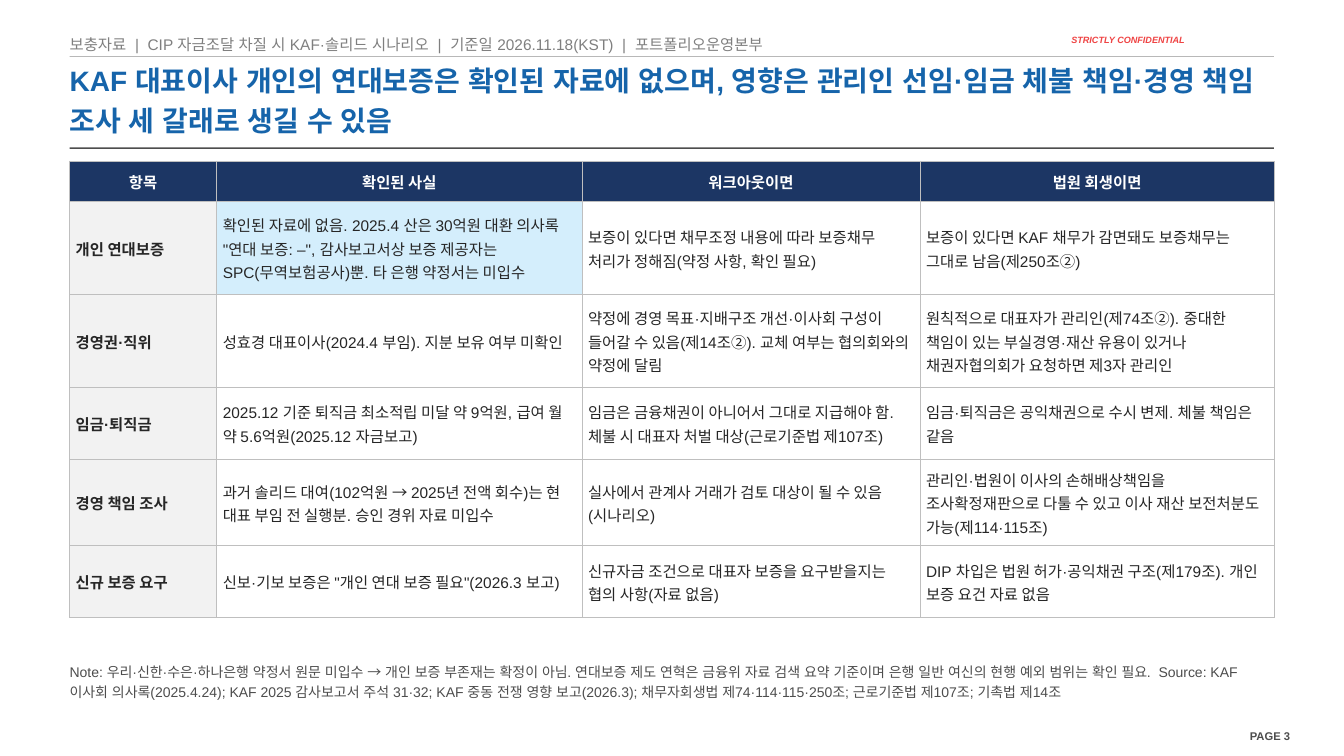
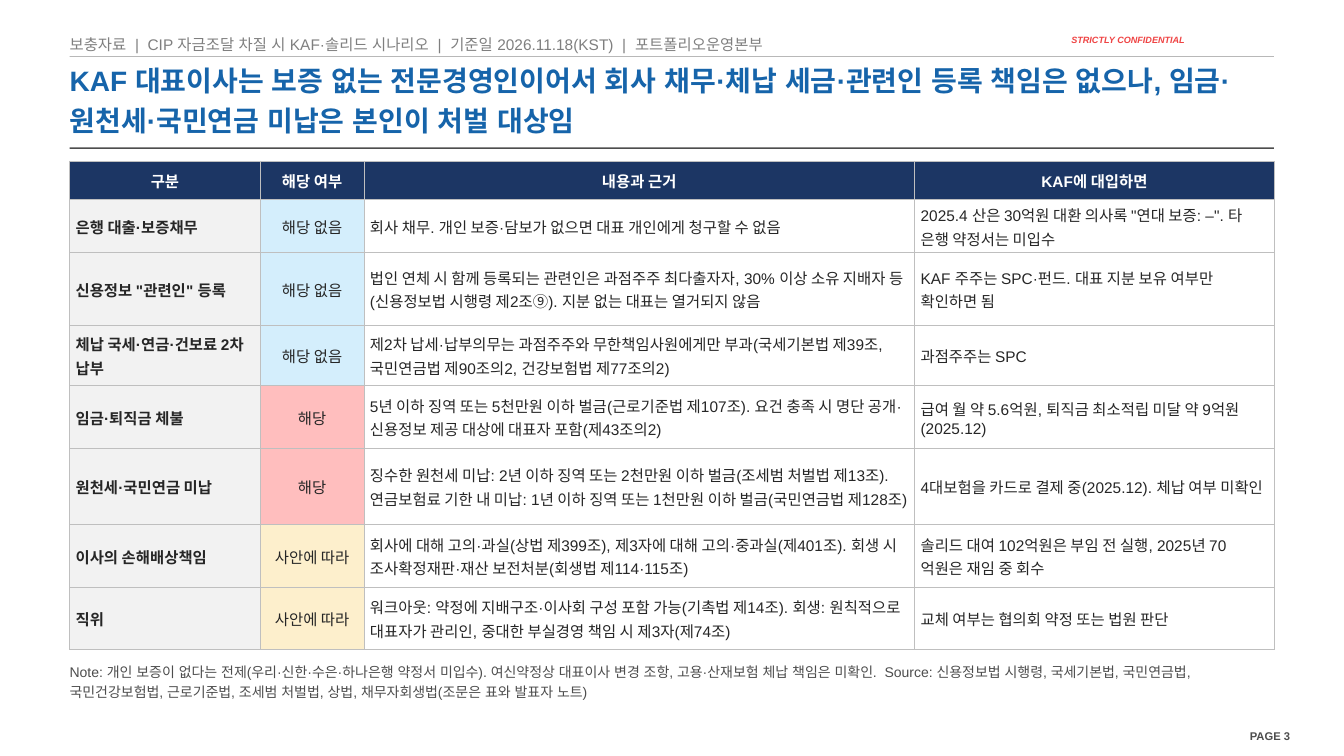
Before and after one commit to jogyesung/GS-Secretary, a slide deck: slide 3 of outputs/CIP_KAF_보충자료_대표이사·LP영향·절차도식_20261118.pptx. Drawn at 1344x756 pixels with LibreOffice and Linux fonts; fonts in the diff are those of the drawing; background and template pictures are left out. Boxes give left, top, right and bottom in pixels: in the first picture for what was removed or moved away, otherwise in the second. Text is boxed around its words. In the diff, an @@ line names an element or a change of style, - is before the commit and + after.

```diff
--- a/outputs/CIP_KAF_보충자료_대표이사·LP영향·절차도식_20261118.pptx
+++ b/outputs/CIP_KAF_보충자료_대표이사·LP영향·절차도식_20261118.pptx
@@ title at (70, 67, 1230, 134): text changed @@
-KAF 대표이사 개인의 연대보증은 확인된 자료에 없으며, 영향은 관리인 선임·임금 체불 책임·경영 책임 조사 세 갈래로 생길 수 있음
+KAF 대표이사는 보증 없는 전문경영인이어서 회사 채무·체납 세금·관련인 등록 책임은 없으나, 임금·원천세·국민연금 미납은 본인이 처벌 대상임
@@ table at (70, 161, 1274, 644) @@
-row 1: 항목 | 확인된 사실 | 워크아웃이면 | 법원 회생이면
-row 2: 개인 연대보증 | 확인된 자료에 없음. 2025.4 산은 30억원 대환 의사록 "연대 보증: –", 감사보고서상 보증 제공자는 SPC(무역보험공사)뿐. 타 은행 약정서는 미입수 | 보증이 있다면 채무조정 내용에 따라 보증채무 처리가 정해짐(약정 사항, 확인 필요) | 보증이 있다면 KAF 채무가 감면돼도 보증채무는 그대로 남음(제250조②)
-row 3: 경영권·직위 | 성효경 대표이사(2024.4 부임). 지분 보유 여부 미확인 | 약정에 경영 목표·지배구조 개선·이사회 구성이 들어갈 수 있음(제14조②). 교체 여부는 협의회와의 약정에 달림 | 원칙적으로 대표자가 관리인(제74조②). 중대한 책임이 있는 부실경영·재산 유용이 있거나 채권자협의회가 요청하면 제3자 관리인
-row 4: 임금·퇴직금 | 2025.12 기준 퇴직금 최소적립 미달 약 9억원, 급여 월 약 5.6억원(2025.12 자금보고) | 임금은 금융채권이 아니어서 그대로 지급해야 함. 체불 시 대표자 처벌 대상(근로기준법 제107조) | 임금·퇴직금은 공익채권으로 수시 변제. 체불 책임은 같음
-row 5: 경영 책임 조사 | 과거 솔리드 대여(102억원 → 2025년 전액 회수)는 현 대표 부임 전 실행분. 승인 경위 자료 미입수 | 실사에서 관계사 거래가 검토 대상이 될 수 있음(시나리오) | 관리인·법원이 이사의 손해배상책임을 조사확정재판으로 다툴 수 있고 이사 재산 보전처분도 가능(제114·115조)
-row 6: 신규 보증 요구 | 신보·기보 보증은 "개인 연대 보증 필요"(2026.3 보고) | 신규자금 조건으로 대표자 보증을 요구받을지는 협의 사항(자료 없음) | DIP 차입은 법원 허가·공익채권 구조(제179조). 개인 보증 요건 자료 없음
+row 1: 구분 | 해당 여부 | 내용과 근거 | KAF에 대입하면
+row 2: 은행 대출·보증채무 | 해당 없음 | 회사 채무. 개인 보증·담보가 없으면 대표 개인에게 청구할 수 없음 | 2025.4 산은 30억원 대환 의사록 "연대 보증: –". 타 은행 약정서는 미입수
+row 3: 신용정보 "관련인" 등록 | 해당 없음 | 법인 연체 시 함께 등록되는 관련인은 과점주주 최다출자자, 30% 이상 소유 지배자 등(신용정보법 시행령 제2조⑨). 지분 없는 대표는 열거되지 않음 | KAF 주주는 SPC·펀드. 대표 지분 보유 여부만 확인하면 됨
+row 4: 체납 국세·연금·건보료 2차 납부 | 해당 없음 | 제2차 납세·납부의무는 과점주주와 무한책임사원에게만 부과(국세기본법 제39조, 국민연금법 제90조의2, 건강보험법 제77조의2) | 과점주주는 SPC
+row 5: 임금·퇴직금 체불 | 해당 | 5년 이하 징역 또는 5천만원 이하 벌금(근로기준법 제107조). 요건 충족 시 명단 공개·신용정보 제공 대상에 대표자 포함(제43조의2) | 급여 월 약 5.6억원, 퇴직금 최소적립 미달 약 9억원(2025.12)
+row 6: 원천세·국민연금 미납 | 해당 | 징수한 원천세 미납: 2년 이하 징역 또는 2천만원 이하 벌금(조세범 처벌법 제13조). 연금보험료 기한 내 미납: 1년 이하 징역 또는 1천만원 이하 벌금(국민연금법 제128조) | 4대보험을 카드로 결제 중(2025.12). 체납 여부 미확인
+row 7: 이사의 손해배상책임 | 사안에 따라 | 회사에 대해 고의·과실(상법 제399조), 제3자에 대해 고의·중과실(제401조). 회생 시 조사확정재판·재산 보전처분(회생법 제114·115조) | 솔리드 대여 102억원은 부임 전 실행, 2025년 70억원은 재임 중 회수
+row 8: 직위 | 사안에 따라 | 워크아웃: 약정에 지배구조·이사회 구성 포함 가능(기촉법 제14조). 회생: 원칙적으로 대표자가 관리인, 중대한 부실경영 책임 시 제3자(제74조) | 교체 여부는 협의회 약정 또는 법원 판단
@@ text at (70, 665, 1191, 700): text changed @@
-Note: 우리·신한·수은·하나은행 약정서 원문 미입수 → 개인 보증 부존재는 확정이 아님. 연대보증 제도 연혁은 금융위 자료 검색 요약 기준이며 은행 일반 여신의 현행 예외 범위는 확인 필요. Source: KAF 이사회 의사록(2025.4.24); KAF 2025 감사보고서 주석 31·32; KAF 중동 전쟁 영향 보고(2026.3); 채무자회생법 제74·114·115·250조; 근로기준법 제107조; 기촉법 제14조
+Note: 개인 보증이 없다는 전제(우리·신한·수은·하나은행 약정서 미입수). 여신약정상 대표이사 변경 조항, 고용·산재보험 체납 책임은 미확인. Source: 신용정보법 시행령, 국세기본법, 국민연금법, 국민건강보험법, 근로기준법, 조세범 처벌법, 상법, 채무자회생법(조문은 표와 발표자 노트)
```
Also in this commit, not shown: 1 other slide changed, 3 other files.
